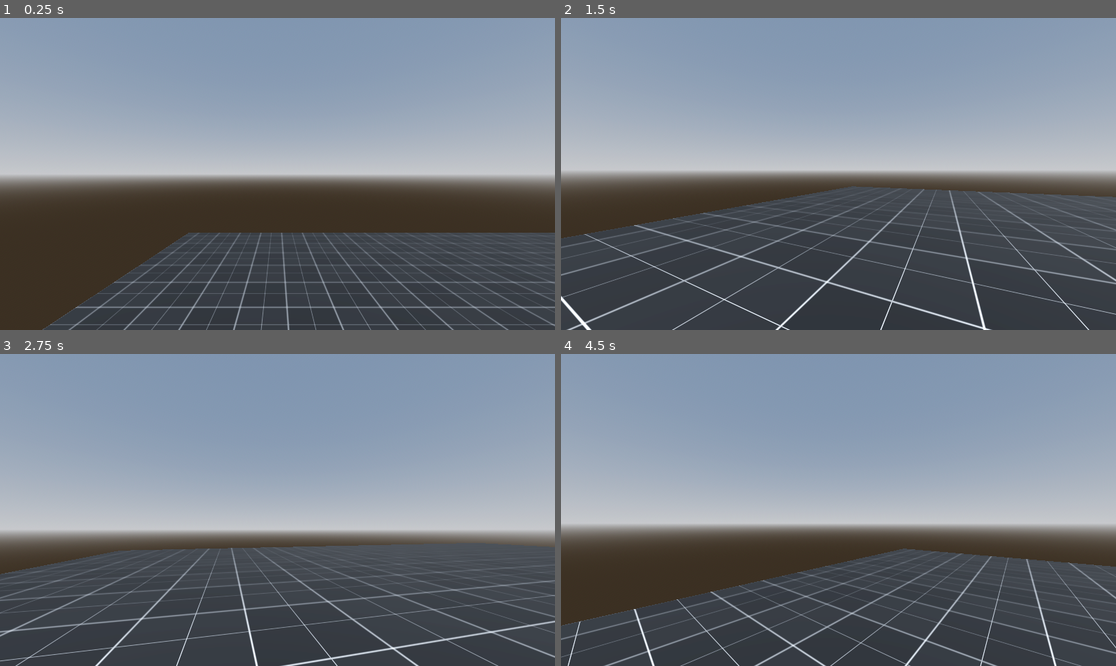
Above: before the commit, frames 1-4 (two rows, left to right).
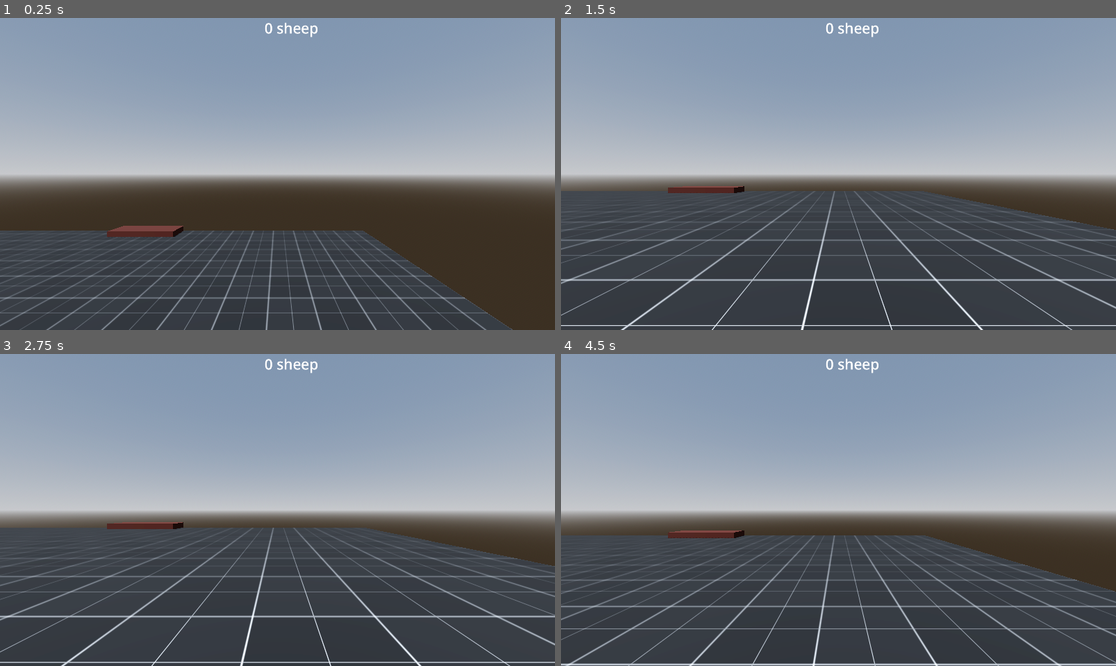
Above: after the commit, the same moments.

Repository: coat-soup/shepherd-game
Game: Godot game, scene res://levels/prototyping.tscn
Two runs of this game, one before a commit and one after it. Both use one fixed random seed, a clock stepped at 60 frames per second and the inputs below.
Inputs (mouse positions are in pixels of both pictures, inside the frame that each line leads up to):
- Up to frame 1 (0.25 s): no input
- Up to frame 2 (1.5 s): tap Enter at 0.5 s; move the mouse to (866, 174) at 0.52 s; hold Up (ui_up) from 0.53 s (still down); right-click (866, 174) at 0.6 s; tap Space (jump) at 0.77 s; move the mouse to (810, 174) at 1.27 s; tap O at 1.35 s
- Up to frame 3 (2.75 s): keep holding Up (ui_up); tap Space (jump) at 1.52 s; move the mouse to (288, 503) at 2.02 s; tap U at 2.1 s
- Up to frame 4 (4.5 s): keep holding Up (ui_up); tap Space (jump) at 2.75, 3.02, 3.77 s; move the mouse to (832, 516) at 2.77 s; tap Shift at 2.85 s; move the mouse to (877, 513) at 3.52 s; tap Tab at 3.6 s; move the mouse to (794, 506) at 4.27 s; tap Ctrl at 4.35 s

The runs differ from the first frame. In frame 1, 17% of the frame differs, in the area x 0-100%, y 1-100%; in frame 2, 16%; in frame 3, 18%; in frame 4, 24%.

Commit message:
longboat sheep scoring

Diff:
--- a/levels/prototyping.tscn
+++ b/levels/prototyping.tscn
@@ -1,23 +1,12 @@
-[gd_scene load_steps=11 format=3 uid="uid://bknx5waew7h7a"]
+[gd_scene load_steps=13 format=3 uid="uid://bknx5waew7h7a"]
 
 [ext_resource type="Script" path="res://system/game_manager.gd" id="1_aa60n"]
 [ext_resource type="PackedScene" uid="uid://cyk67kv73er43" path="res://player/player.tscn" id="1_xspk7"]
 [ext_resource type="Shader" path="res://levels/prototype_grid.gdshader" id="2_armmp"]
 [ext_resource type="PackedScene" uid="uid://doex6bpslr5f1" path="res://sheep/sheep.tscn" id="4_yegb0"]
 [ext_resource type="PackedScene" uid="uid://cupbh2pwx2go0" path="res://dog/dog.tscn" id="5_avyqv"]
-
-[sub_resource type="ProceduralSkyMaterial" id="ProceduralSkyMaterial_gm8k2"]
-sky_horizon_color = Color(0.64625, 0.65575, 0.67075, 1)
-ground_horizon_color = Color(0.64625, 0.65575, 0.67075, 1)
-
-[sub_resource type="Sky" id="Sky_0xu5t"]
-sky_material = SubResource("ProceduralSkyMaterial_gm8k2")
-
-[sub_resource type="Environment" id="Environment_recut"]
-background_mode = 2
-sky = SubResource("Sky_0xu5t")
-tonemap_mode = 2
-glow_enabled = true
+[ext_resource type="PackedScene" uid="uid://cl5wjacv48x8p" path="res://ui/scenes/ui.tscn" id="6_bhtbi"]
+[ext_resource type="PackedScene" uid="uid://dcdbfpm1tng0a" path="res://system/longboat.tscn" id="7_vq2rx"]
 
 [sub_resource type="NavigationMesh" id="NavigationMesh_ks0d3"]
 vertices = PackedVector3Array(-19.5, 0.5, -19.5, -19.5, 0.5, 19.5, 19.5, 0.5, 19.5, 19.5, 0.5, -19.5)
@@ -47,18 +36,21 @@
 shader_parameter/use_albedo_color = false
 shader_parameter/albedo_alpha = 0.5
 
+[sub_resource type="ProceduralSkyMaterial" id="ProceduralSkyMaterial_gm8k2"]
+sky_horizon_color = Color(0.64625, 0.65575, 0.67075, 1)
+ground_horizon_color = Color(0.64625, 0.65575, 0.67075, 1)
+
+[sub_resource type="Sky" id="Sky_0xu5t"]
+sky_material = SubResource("ProceduralSkyMaterial_gm8k2")
+
+[sub_resource type="Environment" id="Environment_recut"]
+background_mode = 2
+sky = SubResource("Sky_0xu5t")
+tonemap_mode = 2
+glow_enabled = true
+
 [node name="Root" type="Node3D"]
 script = ExtResource("1_aa60n")
-
-[node name="WorldEnvironment" type="WorldEnvironment" parent="."]
-environment = SubResource("Environment_recut")
-
-[node name="DirectionalLight3D" type="DirectionalLight3D" parent="."]
-transform = Transform3D(-0.866025, -0.433013, 0.25, 0, 0.5, 0.866025, -0.5, 0.75, -0.433013, 0, 0, 0)
-shadow_enabled = true
-
-[node name="Player" parent="." instance=ExtResource("1_xspk7")]
-transform = Transform3D(1, 0, 0, 0, 1, 0, 0, 0, 1, -11.405, 5.24039, -0.324467)
 
 [node name="World" type="Node3D" parent="."]
 
@@ -71,29 +63,47 @@
 use_collision = true
 size = Vector3(40, 1, 40)
 
-[node name="Sheep" parent="." node_paths=PackedStringArray("scared_of") instance=ExtResource("4_yegb0")]
+[node name="WorldEnvironment" type="WorldEnvironment" parent="World"]
+environment = SubResource("Environment_recut")
+
+[node name="DirectionalLight3D" type="DirectionalLight3D" parent="World"]
+transform = Transform3D(-0.866025, -0.433013, 0.25, 0, 0.5, 0.866025, -0.5, 0.75, -0.433013, 0, 0, 0)
+shadow_enabled = true
+
+[node name="Longboat" parent="World" node_paths=PackedStringArray("ui") instance=ExtResource("7_vq2rx")]
+transform = Transform3D(1, 0, 0, 0, 1, 0, 0, 0, 1, 1, 0, 19)
+ui = NodePath("../../UI")
+
+[node name="Entities" type="Node3D" parent="."]
+
+[node name="Sheep" parent="Entities" node_paths=PackedStringArray("scared_of") instance=ExtResource("4_yegb0")]
 transform = Transform3D(-0.93593, 0, -0.352185, 0, 1, 0, 0.352185, 0, -0.93593, -3.6095, 2.95099, 0.286947)
 scared_of = [NodePath("../Player")]
 
-[node name="Sheep2" parent="." node_paths=PackedStringArray("scared_of") instance=ExtResource("4_yegb0")]
+[node name="Sheep2" parent="Entities" node_paths=PackedStringArray("scared_of") instance=ExtResource("4_yegb0")]
 transform = Transform3D(0.956029, 0, 0.293273, 0, 1, 0, -0.293273, 0, 0.956029, 4.22682, 2.14015, -5.19702)
 scared_of = [NodePath("../Player")]
 
-[node name="Sheep3" parent="." node_paths=PackedStringArray("scared_of") instance=ExtResource("4_yegb0")]
+[node name="Sheep3" parent="Entities" node_paths=PackedStringArray("scared_of") instance=ExtResource("4_yegb0")]
 transform = Transform3D(-0.304432, 0, -0.952534, 0, 1, 0, 0.952534, 0, -0.304432, 1.50049, 3.32812, 2.51548)
 scared_of = [NodePath("../Player")]
 
-[node name="Sheep4" parent="." node_paths=PackedStringArray("scared_of") instance=ExtResource("4_yegb0")]
+[node name="Sheep4" parent="Entities" node_paths=PackedStringArray("scared_of") instance=ExtResource("4_yegb0")]
 transform = Transform3D(-0.755076, 0, 0.655637, 0, 1, 0, -0.655637, 0, -0.755076, -2.76971, 3.17155, -4.07846)
 scared_of = [NodePath("../Player")]
 
-[node name="Sheep5" parent="." node_paths=PackedStringArray("scared_of") instance=ExtResource("4_yegb0")]
+[node name="Sheep5" parent="Entities" node_paths=PackedStringArray("scared_of") instance=ExtResource("4_yegb0")]
 transform = Transform3D(0.124034, 0, 0.992278, 0, 1, 0, -0.992278, 0, 0.124034, 0.564565, 3.32812, -6.7248)
 scared_of = [NodePath("../Player")]
 
-[node name="Sheep6" parent="." node_paths=PackedStringArray("scared_of") instance=ExtResource("4_yegb0")]
+[node name="Sheep6" parent="Entities" node_paths=PackedStringArray("scared_of") instance=ExtResource("4_yegb0")]
 transform = Transform3D(0.801911, 0, -0.597443, 0, 1, 0, 0.597443, 0, 0.801911, 4.87729, 3.32812, -0.165298)
 scared_of = [NodePath("../Player")]
 
-[node name="Dog" parent="." instance=ExtResource("5_avyqv")]
+[node name="Dog" parent="Entities" instance=ExtResource("5_avyqv")]
 transform = Transform3D(1, 0, 0, 0, 1, 0, 0, 0, 1, 10.7719, 1.07591, -13.2556)
+
+[node name="Player" parent="Entities" instance=ExtResource("1_xspk7")]
+transform = Transform3D(-1, 0, 8.74228e-08, 0, 1, 0, -8.74228e-08, 0, -1, -11.405, 5.24039, -0.324467)
+
+[node name="UI" parent="." instance=ExtResource("6_bhtbi")]
--- a/project.godot
+++ b/project.godot
@@ -29,6 +29,7 @@
 sheep=""
 player=""
 dog=""
+ui=""
 
 [input]
 
--- a/sheep/sheep.gd
+++ b/sheep/sheep.gd
@@ -1,6 +1,8 @@
 extends CharacterBody3D
 
 class_name Sheep
+
+signal sheep_disabled
 
 @onready var collision_shape_3d: CollisionShape3D = $CollisionShape3D
 
@@ -18,10 +20,14 @@
 
 var sheep : Array[Sheep]
 
+
 func _ready():
 	for s in get_tree().get_nodes_in_group("sheep"):
 		if s != self:
-			sheep.append(s as Sheep)
+			s = s as Sheep
+			sheep.append(s)
+			s.sheep_disabled.connect(on_other_sheep_disabled)
+
 
 	var dog = get_tree().get_first_node_in_group("dog")
 	if dog != null:
@@ -90,3 +96,12 @@
 		walk_dir += (center - global_position).normalized() * centering_factor
 
 	walk_dir = walk_dir.normalized()
+
+
+func on_other_sheep_disabled(s : Sheep):
+	sheep.remove_at(sheep.find(s))
+
+
+func disable_and_delete():
+	sheep_disabled.emit(self)
+	queue_free()
--- /dev/null
+++ b/system/longboat.gd
@@ -0,0 +1,19 @@
+extends Node3D
+
+@export var trigger_area : Area3D
+@export var ui : UI
+
+var num_sheep = 0
+
+
+func _ready() -> void:
+	trigger_area.body_entered.connect(on_entered)
+
+
+func on_entered(body : Node3D):
+	body = body as Sheep
+	if body:
+		print("sheep entered!!!")
+		num_sheep += 1
+		ui.hud.set_sheep_counter(num_sheep)
+		body.disable_and_delete()
--- /dev/null
+++ b/system/longboat.tscn
@@ -0,0 +1,26 @@
+[gd_scene load_steps=5 format=3 uid="uid://dcdbfpm1tng0a"]
+
+[ext_resource type="Script" path="res://system/longboat.gd" id="1_nyeri"]
+
+[sub_resource type="BoxMesh" id="BoxMesh_c4slu"]
+size = Vector3(6, 1, 2)
+
+[sub_resource type="StandardMaterial3D" id="StandardMaterial3D_cwrke"]
+albedo_color = Color(0.211179, 0.0617061, 2.40654e-08, 1)
+
+[sub_resource type="BoxShape3D" id="BoxShape3D_hph6m"]
+size = Vector3(6, 1, 2)
+
+[node name="Longboat" type="Node3D" node_paths=PackedStringArray("trigger_area")]
+script = ExtResource("1_nyeri")
+trigger_area = NodePath("Area3D")
+
+[node name="MeshInstance3D" type="MeshInstance3D" parent="."]
+mesh = SubResource("BoxMesh_c4slu")
+surface_material_override/0 = SubResource("StandardMaterial3D_cwrke")
+
+[node name="Area3D" type="Area3D" parent="."]
+collision_mask = 3
+
+[node name="CollisionShape3D" type="CollisionShape3D" parent="Area3D"]
+shape = SubResource("BoxShape3D_hph6m")
--- /dev/null
+++ b/ui/scenes/ui.tscn
@@ -0,0 +1,32 @@
+[gd_scene load_steps=3 format=3 uid="uid://cl5wjacv48x8p"]
+
+[ext_resource type="Script" path="res://ui/scripts/hud.gd" id="1_berio"]
+[ext_resource type="Script" path="res://ui/scripts/ui.gd" id="1_np0it"]
+
+[node name="UI" type="Control" node_paths=PackedStringArray("hud") groups=["ui"]]
+layout_mode = 3
+anchors_preset = 15
+anchor_right = 1.0
+anchor_bottom = 1.0
+grow_horizontal = 2
+grow_vertical = 2
+script = ExtResource("1_np0it")
+hud = NodePath("HUD")
+
+[node name="HUD" type="Control" parent="."]
+layout_mode = 1
+anchors_preset = 15
+anchor_right = 1.0
+anchor_bottom = 1.0
+grow_horizontal = 2
+grow_vertical = 2
+script = ExtResource("1_berio")
+
+[node name="SheepCounter" type="Label" parent="HUD"]
+layout_mode = 0
+offset_left = 915.0
+offset_right = 975.0
+offset_bottom = 23.0
+theme_override_font_sizes/font_size = 50
+text = "0 sheep"
+horizontal_alignment = 1
--- /dev/null
+++ b/ui/scripts/hud.gd
@@ -0,0 +1,9 @@
+extends Control
+
+class_name HUD
+
+@onready var sheep_counter: Label = $SheepCounter
+
+
+func set_sheep_counter(sheep):
+	sheep_counter.text = str(sheep) + " sheep"
--- /dev/null
+++ b/ui/scripts/ui.gd
@@ -0,0 +1,8 @@
+extends Control
+
+class_name UI
+
+@export var hud : HUD
+
+func _ready():
+	pass
